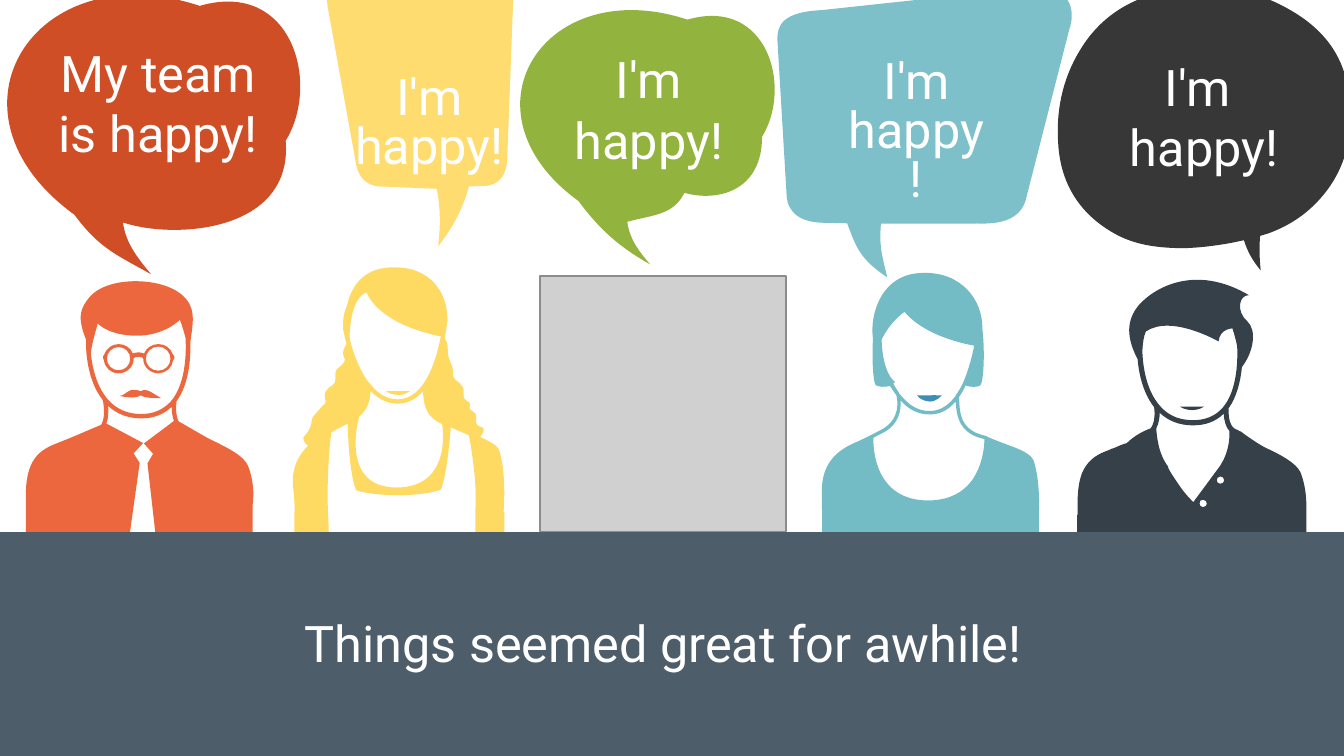
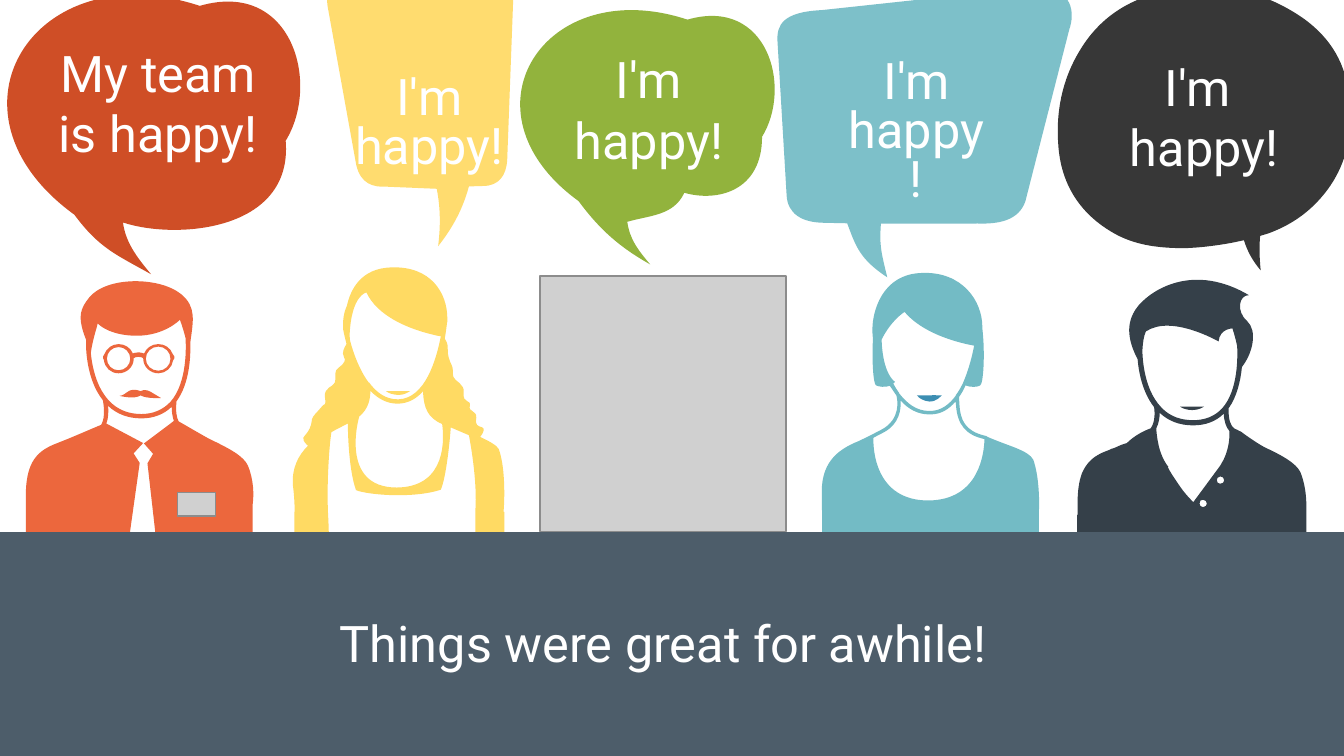
Before and after one commit to spetryjohnson/Talk---Hiring--Firing--and-Inspiring, a slide deck: slide 4 of Hiring, Firing, and Inspiring.pptx (slide 5 before the commit). Drawn at 1344x756 pixels with LibreOffice and Linux fonts; fonts in the diff are those of the drawing; grey boxes stand for pictures. Boxes give left, top, right and bottom in pixels: in the first picture for what was removed or moved away, otherwise in the second. Text is boxed around its words. In the diff, an @@ line names an element or a change of style, - is before the commit and + after.

```diff
--- a/Hiring, Firing, and Inspiring.pptx
+++ b/Hiring, Firing, and Inspiring.pptx
@@ picture added at bbox=[177, 493, 215, 517] @@
@@ text at bbox=[340, 623, 986, 673]: text changed @@
-Things seemed great for awhile!
+Things were great for awhile!
```
Also in this commit, not shown: 10 other slides changed, 2 slides removed, 1 other file.
